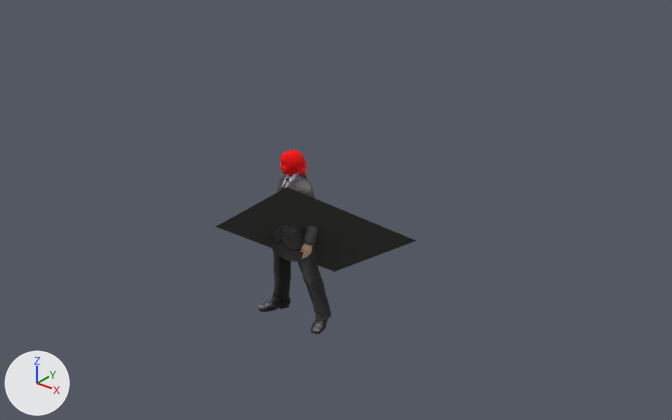
The OBJ model AR.js/data/data/male02/plane.obj as it was, and as the next commit left it.
Before and after are seen from a 50 mm lens placed at (94.7, -90.6, 89.6), pointed at (6.6, 19.4, 21.4). Arrows for +X, +Y and +Z are at lower left; the lights stay in place. Where no turn or scale is listed for an object, it has been applied to the vertices. Vertices at the same position are counted once.
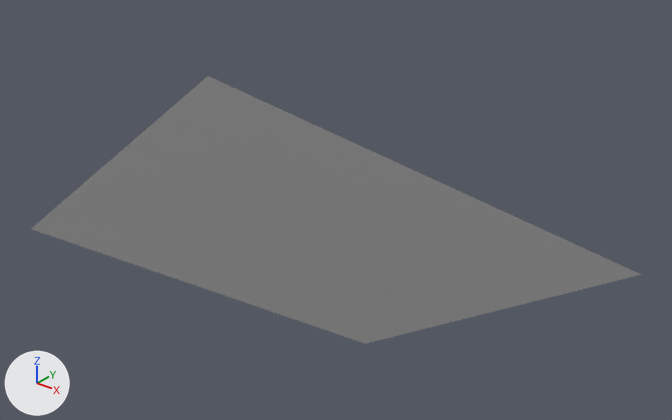
What differs and where, as boxes (x1, y1, x2, y2) in the pictures (672 x 420 px; the box of a moved part takes in the faces that stretch with it):
'plane', reshaped (204% wider, 45% taller): before (216, 150, 416, 334); after (31, 76, 641, 344)
part 1 of me_plane, moved or reshaped: before (216, 187, 416, 272); after (31, 76, 641, 344)
part 2 of me_plane, deleted (black): before (259, 150, 331, 334)

Diff of the bpy script that builds the scene:
```diff
--- a/AR.js/data/data/male02/plane.obj.py
+++ b/AR.js/data/data/male02/plane.obj.py
@@ me_plane @@
 # used by ob_plane; location = (0.0, 0.0, 0.0)
-me_plane.from_pydata(...)  # 4045 vertices, 7504 faces; spans x -12.1..20.1, y 5.8..27.1, z -0.5..31.7
-me_plane.materials.append(mat_male_02_1nocullingid_male_02_1noculling_jp)  # picture img_plane_male_02_1nocullingid_male_02_1noculling_jp_jpg
-me_plane.materials.append(mat_orig_02___defaul1nocu_orig_02___defaul1nocu)  # picture img_plane_orig_02___defaul1nocu_orig_02___defaul1nocu_jpg
-me_plane.materials.append(mat_frontcolornocullingid_orig_02___defaul1nocu)  # picture img_plane_frontcolornocullingid_orig_02___defaul1nocu_jpg
-me_plane.materials.append(mat_01___default1noculli__01___default1noculli)  # picture img_plane__01___default1noculli__01___default1noculli_jpg
-me_plane.materials.append(mat_frontcolornocullingid_male_02_1noculling_jp)  # picture img_plane_frontcolornocullingid_male_02_1noculling_jp_jpg
+me_plane.from_pydata(...)  # 1301 vertices, 2500 faces; spans x -43.3..53.4, y -17.6..46.4, z -25.2..56.0
+# me_plane part 1: the loose piece of 1301 vertices spanning x -12.1..20.1, y 5.8..27.1, z 3.8..30.9 is scaled about its middle by 3, then moved by (1.0, -2.1, -1.9)
+# me_plane part 2: 9 loose pieces with 2744 vertices, spanning x -7.1..7.1, y 13.0..20.6, z -0.5..31.7, are deleted
+# me_plane part 3: the surface is now shaded flat
```
